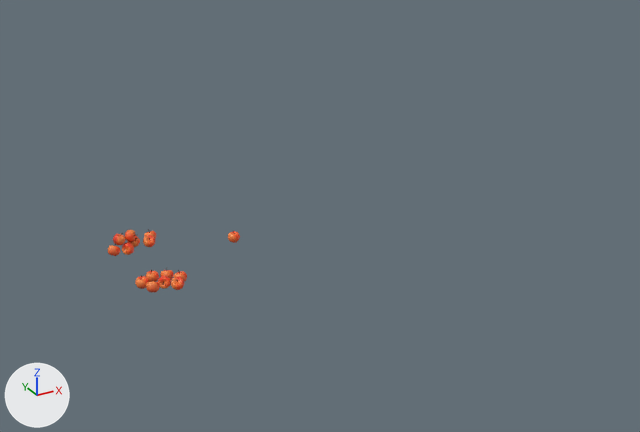
Renders of the Blender file scenes/apple.blend from each side of a commit.
Both versions are drawn from a 50 mm camera at (-111.0, -370.0, 187.0) aimed at (82.0, -20.0, 12.0). The axes (+X, +Y, +Z) are drawn at lower left. The lights are the same throughout.

In view in the first picture: 'apple', 'apples_L', 'apples_R'.
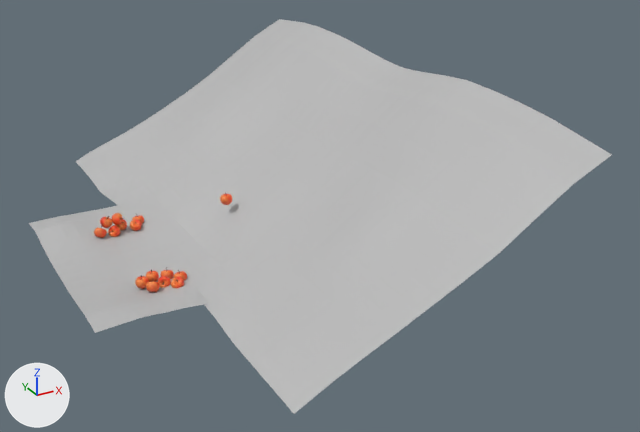
The newer file is also turned or shifted as a whole; pictures and numbers use the older file's frame.

The edits, one by one:
Material 'floor' (mat_floor) is new.
Its base color is (0.5, 0.5, 0.5) (grey #bcbcbc).
Mesh me_plane is new.
It has 335 vertices, 286 faces and spans x -40.0..148.0, y -145.0..147.0, z -5.0..78.0.
It uses material mat_floor (grey #bcbcbc).
Object 'apples_L' (ob_apples_l) moves from (-5.7, 21.9, 1.0) to (-5.7, 41.7, 2.4).
Object 'apples_L' (ob_apples_l) turns from (0, 0, -51) to (0, 0, -56) degrees about x, y and z.
Object 'apple' (ob_apple) moves from (43.7, -1.3, 1.0) to (43.7, 6.2, 18.5).
Object 'Plane' (ob_plane) is new; it shows me_plane.
Its location is (-0.4, 7.4, 0.8).

Boxes (x1, y1, x2, y2) around the edits, measured in the pictures (640 x 432 px):
'Plane', added
    after: (29, 19, 612, 414)
'apples_L', moved, turned
    before: (108, 229, 156, 256)
    after: (94, 213, 144, 238)
'apple', moved
    before: (228, 231, 240, 243)
    after: (220, 192, 232, 205)
